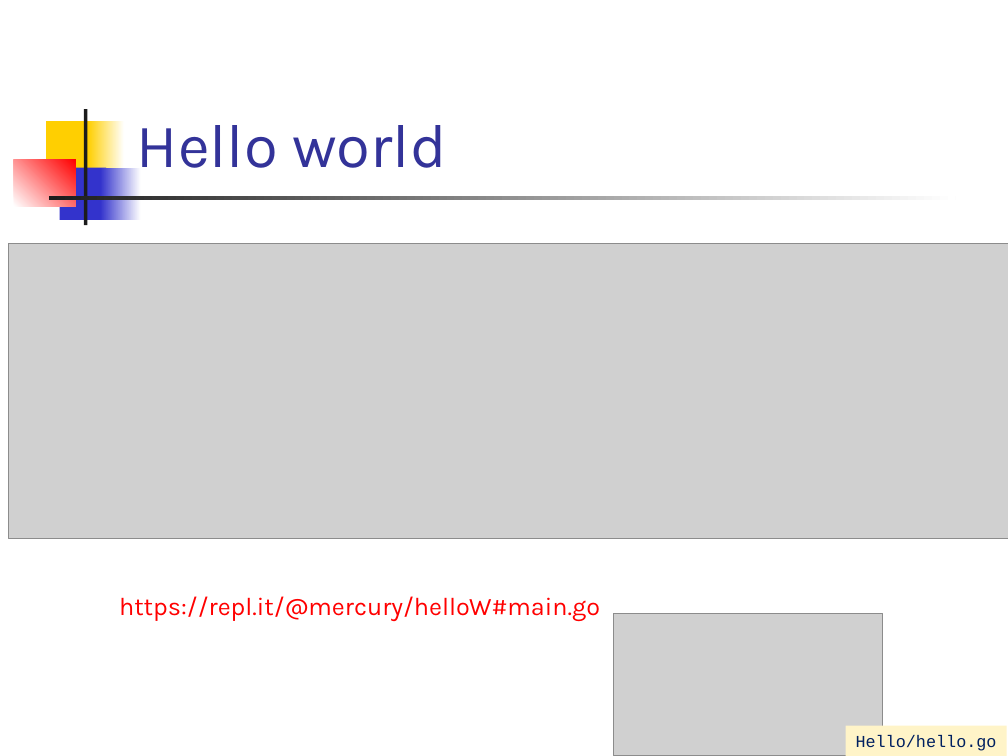
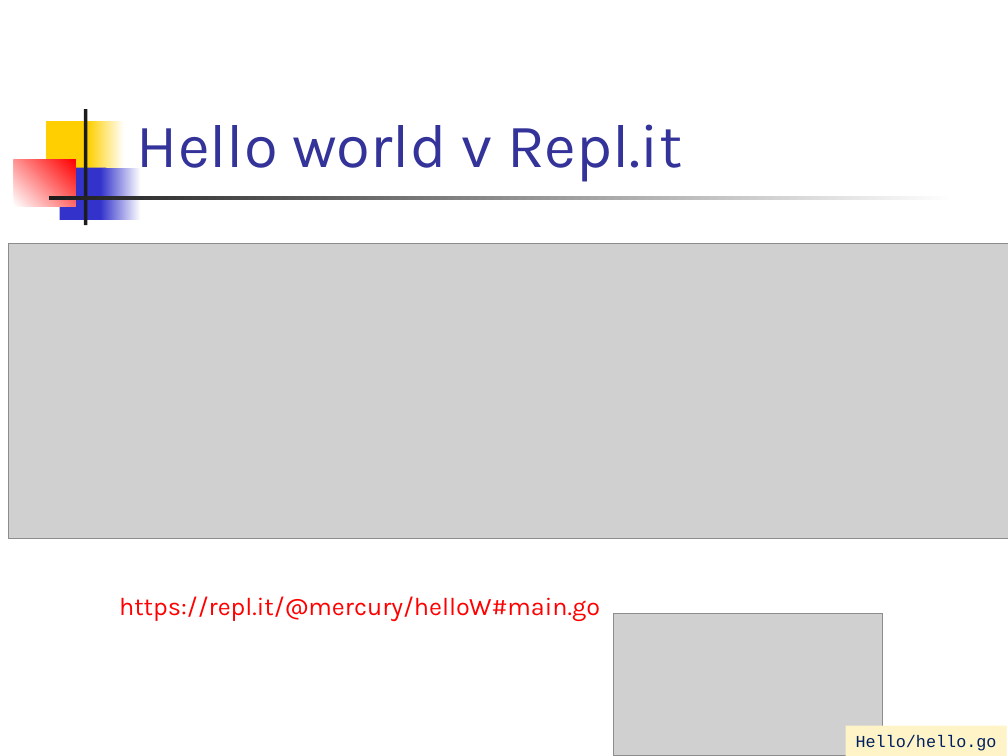
Before and after one commit to paradigmy/Prednasky, a slide deck: slide 7 of 02/go1.ppt. Drawn at 1008x756 pixels with LibreOffice and Linux fonts; fonts in the diff are those of the drawing; grey boxes stand for pictures. Boxes give left, top, right and bottom in pixels: in the first picture for what was removed or moved away, otherwise in the second. Text is boxed around its words. In the diff, an @@ line names an element or a change of style, - is before the commit and + after.

```diff
--- a/02/go1.ppt
+++ b/02/go1.ppt
@@ title at [137,124,682,182]: text changed @@
-Hello world
+Hello world v Repl.it
```
Also in this commit, not shown: 5 other slides changed, 1 other file.
